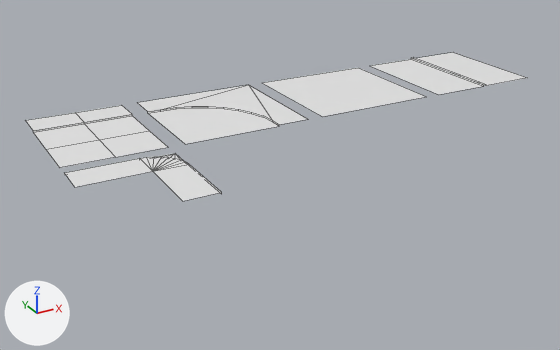
The FBX model Assets/Models/Layout/GroundsMeshes.fbx: old version first, new version second.
One viewpoint serves both versions: a 50 mm camera at (-7.9, -54.0, 15.7) aimed at (11.3, -19.1, -1.7). Every picture has the same lights, and +X, +Y and +Z are marked at lower left. Mesh edges are drawn as thin lines. Where no turn or scale is listed for an object, it has been applied to the vertices.

Names of what the first picture shows: 'RoadCorner', 'RoadSegment', 'SidewalkCorner', 'SidewalkCornerInner', 'SidewalkSegment', 'Terrain', 'TerrainTran'.
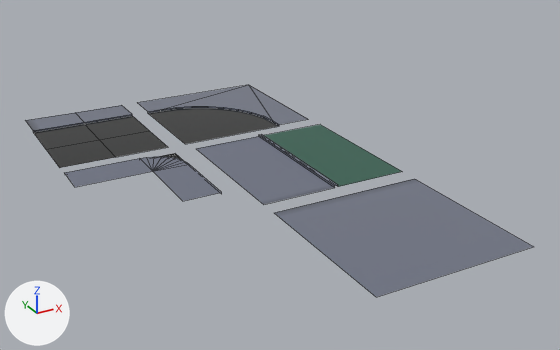
The newer file is also turned or shifted as a whole; pictures and numbers use the older file's frame.

Location of each change, (x1, y1, x2, y2) in pixels of the pictures (560 x 350 px):
'Terrain', surface changed, moved: before (263, 68, 426, 117); after (274, 179, 534, 297)
'TerrainTran', surface changed, moved: before (371, 52, 527, 95); after (196, 125, 403, 204)
'RoadSegment', surface changed (white to grey): (33, 116, 167, 168) in both
'SidewalkCornerInner', surface changed (white to grey): (64, 153, 222, 201) in both
'RoadCorner', surface changed (white to grey): (148, 108, 278, 144) in both
'SidewalkCorner', surface changed (white to grey): (138, 85, 307, 126) in both
'SidewalkSegment', surface changed (white to grey): (25, 105, 132, 132) in both

Patch to the scene script:
```diff
--- a/Assets/Models/Layout/GroundsMeshes.fbx.py
+++ b/Assets/Models/Layout/GroundsMeshes.fbx.py
@@ img_palette_png @@
+img_palette_png = load_image('palette.png', '../../Textures/palette.png', 64, 64, 'sRGB')
@@ mat_matslot @@
 mat_matslot = principled_material('MatSlot')
-mat_matslot.base_color = (0.8, 0.8, 0.8)  # white #e7e7e7
+mat_matslot.texture = img_palette_png
+mat_matslot.roughness = 0.0
@@ mat_matslot01 @@
 mat_matslot01 = principled_material('MatSlot01')
-mat_matslot01.base_color = (0.8, 0.8, 0.8)  # white #e7e7e7
+mat_matslot01.texture = img_palette_png
@@ mat_matslot02 @@
 mat_matslot02 = principled_material('MatSlot02')
-mat_matslot02.base_color = (0.8, 0.8, 0.8)  # white #e7e7e7
+mat_matslot02.texture = img_palette_png
@@ me_terrain @@
 me_terrain.from_pydata(...)  # 4 vertices, 1 face; spans x -4.0..4.0, y -4.0..4.0, z 0.0
 # used by ob_terrain; location = (20.0, -12.0, 0.0)
+# me_terrain part 1: texture (UV) coordinates of 1 of 1 face, centred in x 0.0, y 0.0, z 0.0, changed; they spanned u 0.0..0.0, v 0.0..0.0 and now span u 0.13..0.18, v 0.95..1.0
 me_terrain.materials.append(mat_matslot)
@@ me_terraintran @@
 me_terraintran.from_pydata(...)  # 12 vertices, 5 faces; spans x -4.0..4.0, y -4.0..4.0, z 0.0..0.1
 # used by ob_terraintran; location = (29.0, -12.0, 0.0)
+# me_terraintran part 2: texture (UV) coordinates of 5 of 5 faces, centred in x -2.05..2.05, y 0.0, z 0.0..0.1, changed; they spanned u 0.0..0.0, v 0.0..0.0 and now span u 0.13..0.23, v 0.82..0.99
 me_terraintran.materials.append(mat_matslot)
@@ me_sidewalkcornerinner @@
 me_sidewalkcornerinner.from_pydata(...)  # 26 vertices, 28 faces; spans x -3.0..3.0, y -3.0..3.0, z -0.1..0.0
 # used by ob_sidewalkcornerinner; location = (3.0, -20.0, 0.0)
+# me_sidewalkcornerinner part 3: texture (UV) coordinates of 28 of 28 faces, centred in x -1.0..3.0, y -1.0..3.0, z -0.1..0.0, changed; they spanned u 0.0..0.0, v 0.0..0.0 and now span u 0.14..0.35, v 0.89..0.99
 me_sidewalkcornerinner.materials.append(mat_matslot01)
@@ ob_terrain @@
 ob_terrain = bpy.data.objects.new('Terrain', me_terrain)
-ob_terrain.location = (20.0, -12.0, 0.0)
+ob_terrain.location = (11.14, -30.14, 0.0)
@@ ob_terraintran @@
 ob_terraintran = bpy.data.objects.new('TerrainTran', me_terraintran)
-ob_terraintran.location = (29.0, -12.0, 0.0)
+ob_terraintran.location = (11.14, -21.14, 0.0)
```
